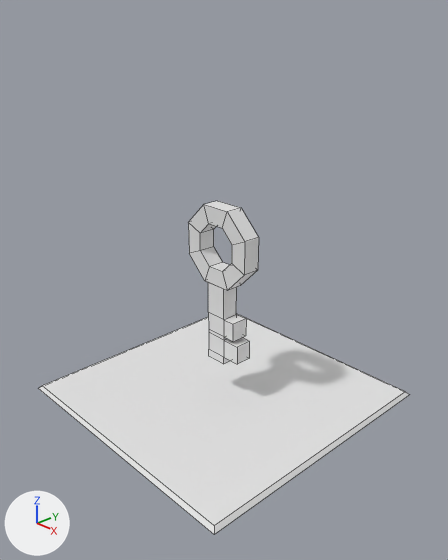
Two versions of the Blender file Assets_Files/Environment/Floor_Tiles/Floor_Tiles.blend, one commit apart.
Both versions are drawn from a camera (50 mm lens) standing at (1.467, -1.372, 1.309) and looking at (0.052, -0.041, 0.476). Lighting does not change. The marker at lower left points along +X, +Y and +Z. Mesh edges are drawn as thin lines.

The first picture shows 'Floor_Tile', 'Key'.
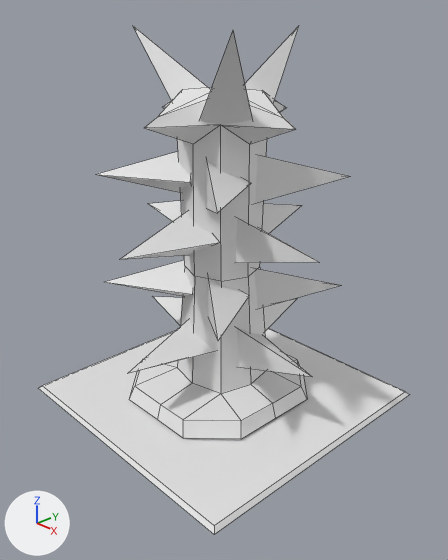
The edits, one by one:
me_cube_002 is used by ob_spikes; location (0.0, 0.0, 0.0).
me_cube_002 had 142 vertices, 121 faces and spanned x -0.419..0.419, y -0.419..0.419, z 0.0..1.271.
me_cube_002 now has 138 vertices, 125 faces and spans x -0.419..0.419, y -0.419..0.419, z 0.0..1.271.
Part 1, on me_cube_002:
4 vertices are removed from x -0.098..0.098, y -0.098..0.098, z 0.939.
20 faces are deleted.
24 new faces join them.
Object 'Key' (ob_key) is now hidden.
Object 'Spikes' (ob_spikes) is now shown.

Location of each change, [x1, y1, x2, y2] in pixels of the pictures (448 x 560 px; the box of a moved part takes in the faces that stretch with it):
'Spikes', shown
    after: [95, 26, 351, 439]
'Key', hidden
    before: [188, 201, 259, 364]
part 1 of me_cube_002, moved or reshaped (not visible before)
    after: [145, 88, 295, 281]
